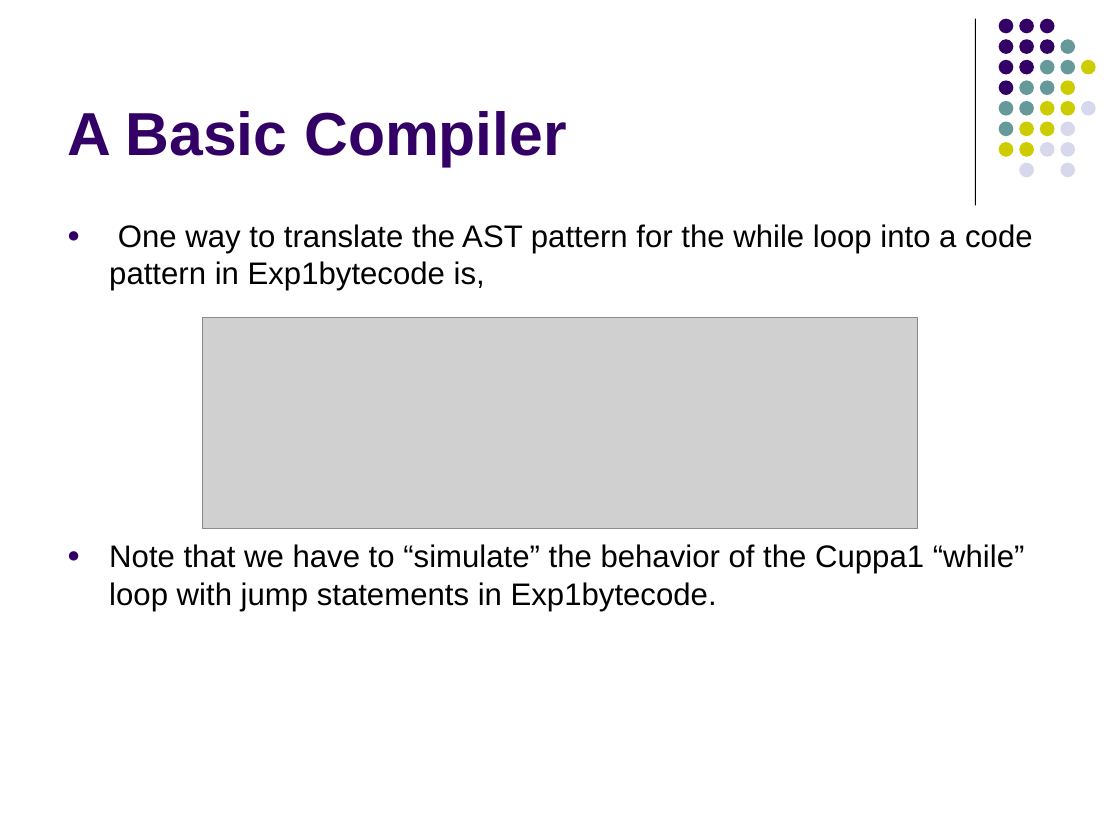
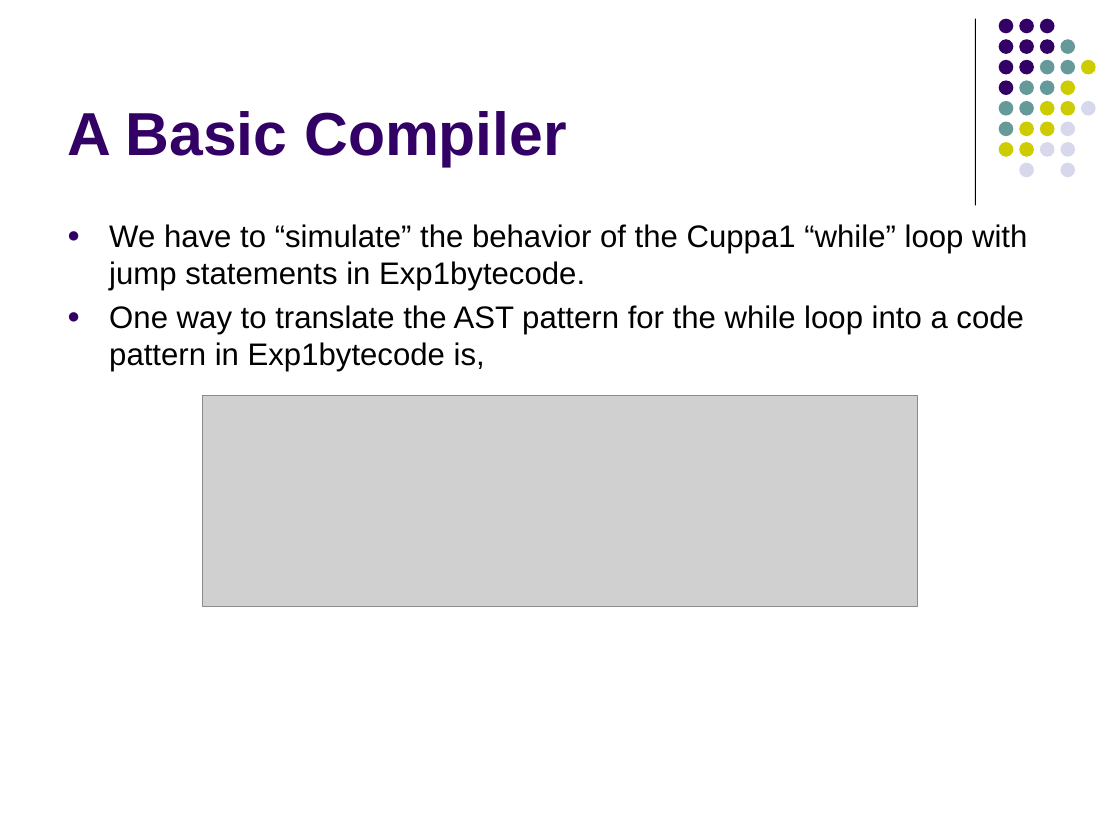
Before and after one commit to lutzhamel/CSC402, a slide deck: slide 6 of csc402-ln007.pptx. Drawn at 1120x840 pixels with LibreOffice and Linux fonts; fonts in the diff are those of the drawing; grey boxes stand for pictures. Boxes give left, top, right and bottom in pixels: in the first picture for what was removed or moved away, otherwise in the second. Text is boxed around its words. In the diff, an @@ line names an element or a change of style, - is before the commit and + after.

```diff
--- a/csc402-ln007.pptx
+++ b/csc402-ln007.pptx
@@ text at (109, 224, 1027, 291): paragraph added @@
+● We have to “simulate” the behavior of the Cuppa1 “while” loop with jump statements in Exp1bytecode.
@@ picture: place and size @@
-picture at (203, 317, 918, 529)
+picture at (203, 395, 918, 607)
@@ text at (109, 544, 1025, 611): paragraph removed @@
-● Note that we have to “simulate” the behavior of the Cuppa1 “while” loop with jump statements in Exp1bytecode.
```
Also in this commit, not shown: 3 other files.
